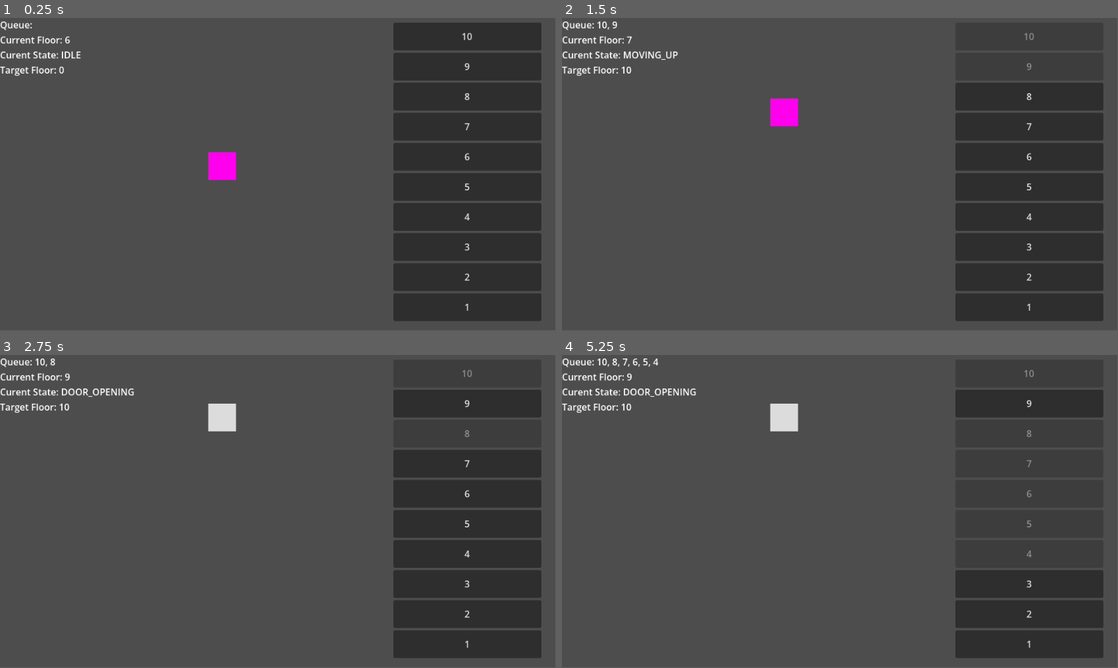
Above: before the commit, frames 1-4 (two rows, left to right).
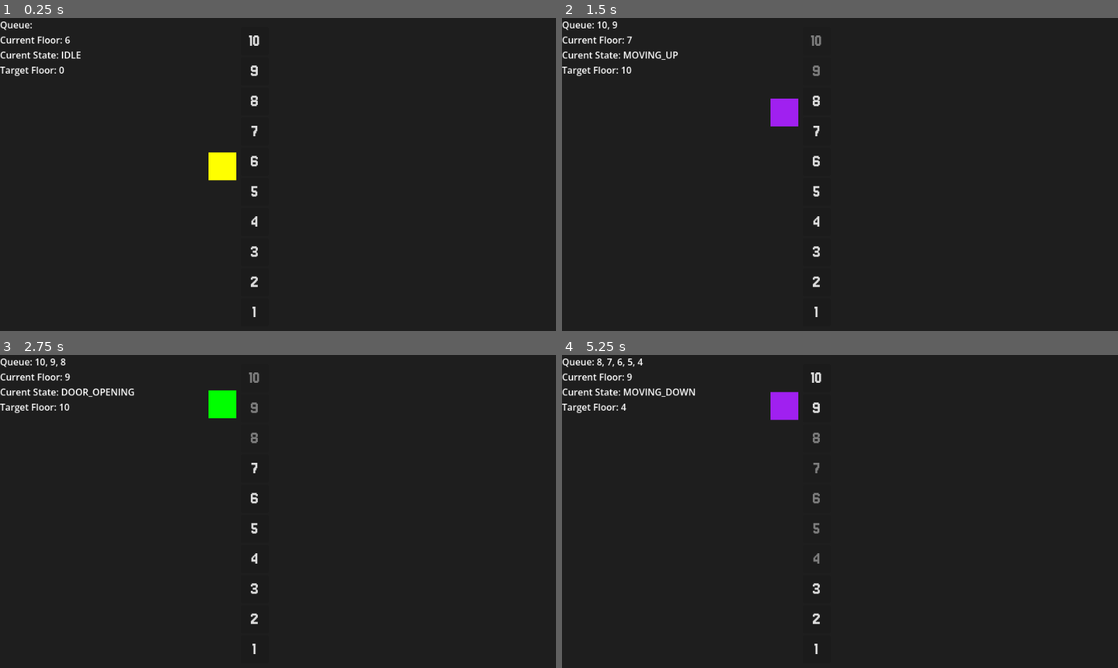
Above: after the commit, the same moments.

Repository: Victor-Wybenga/Elevator-Simulator
Game: Godot game, scene res://Scenes/main.tscn
Two runs of this game, one before a commit and one after it. Both use one fixed random seed, a clock stepped at 60 frames per second and the inputs below.
Inputs:
- Up to frame 1 (0.25 s): no input
- Up to frame 2 (1.5 s): click "10" at 0.5 s; click "9" at 1.25 s
- Up to frame 3 (2.75 s): click "8" at 2 s
- Up to frame 4 (5.25 s): click "7" at 2.75 s; click "6" at 3.5 s; click "5" at 4.25 s; click "4" at 5 s
In our replay, the window is 799x449 before the commit and 800x450 after it. These sizes can differ from the game's own. Grey fills any space a smaller window leaves; there, only what the larger window draws over its background counts as a difference.

The runs differ from the first frame. In frame 1, 76% of the frame differs, in the area x 0-100%, y 0-100%; in frame 2, 81%; in frame 3, 81%; in frame 4, 90%.

Commit message:
open clos door

Diff:
--- a/Scenes/elevator.tscn
+++ b/Scenes/elevator.tscn
@@ -27,6 +27,5 @@
 
 [node name="Timer" type="Timer" parent="." unique_id=987239804]
 process_callback = 0
-wait_time = 3.0
 
 [connection signal="timeout" from="Timer" to="." method="_on_timer_timeout"]
--- a/Scenes/main.tscn
+++ b/Scenes/main.tscn
@@ -1,7 +1,6 @@
 [gd_scene format=3 uid="uid://elfqesmrvy21"]
 
 [ext_resource type="PackedScene" uid="uid://u0iv0nayhn73" path="res://Scenes/elevator.tscn" id="1_bo1nx"]
-[ext_resource type="Script" uid="uid://d6lq7box3ji7" path="res://Scripts/elevator.gd" id="2_8gbba"]
 [ext_resource type="Script" uid="uid://b08fsc1haa647" path="res://Scripts/make_ui.gd" id="3_8gbba"]
 [ext_resource type="Script" uid="uid://114m67871xl1" path="res://Scripts/queue_display.gd" id="4_jjvhh"]
 
@@ -9,13 +8,13 @@
 
 [node name="Elevator" parent="." unique_id=670379961 instance=ExtResource("1_bo1nx")]
 position = Vector2(384, 256)
-script = ExtResource("2_8gbba")
 
 [node name="ElevatorButtons" type="VBoxContainer" parent="." unique_id=1475753334]
-offset_left = 680.0
-offset_top = 8.0
-offset_right = 936.0
-offset_bottom = 524.0
+texture_filter = 1
+offset_left = 416.0
+offset_top = 16.0
+offset_right = 464.0
+offset_bottom = 532.0
 alignment = 1
 script = ExtResource("3_8gbba")
 
--- a/Scripts/elevator.gd
+++ b/Scripts/elevator.gd
@@ -10,8 +10,8 @@
 const SPEED: float = 100.0
 const FLOORS: int = 10
 
+var called_floors: Array[int]
 var current_floor: int
-var called_floors: Array[int]
 var target_floor: int
 var state: ElevatorState = ElevatorState.IDLE
 
@@ -29,32 +29,33 @@
 	var usable_height: float = height - bound_height
 	return (usable_height / FLOORS) * (FLOORS - floor) + (3 * bound_height / 4)
 
-func move_to_floor(delta: float):
-	if state in [ElevatorState.IDLE, ElevatorState.DOOR_OPENING, ElevatorState.DOOR_CLOSING]:
-		return
+func _process(delta: float) -> void:
+	match state:
+		ElevatorState.DOOR_OPENING: $ColorRect.color = Color.GREEN
+		ElevatorState.IDLE: $ColorRect.color = Color.YELLOW
+		_: $ColorRect.color = Color.PURPLE
 
-	move_and_collide(
-		Vector2(0, SPEED * delta * state)
-	)
-	#position = target
-	if current_floor in called_floors:
-		called_floors.erase(current_floor)
-		reached_floor.emit(current_floor)
+func move(delta: float):
+	move_and_collide(Vector2(0, SPEED * delta * state))
+
+	var on_floor: bool = abs(
+		self.position.y - get_floor_position(current_floor)
+		) <= SPEED * delta
+
+	if on_floor and current_floor in called_floors:
+		self.position.y = get_floor_position(current_floor)
+		$Timer.start()
 		state = ElevatorState.DOOR_OPENING
-		$Timer.start()
-		$ColorRect.color = Color.GAINSBORO
-
-
 
 func _physics_process(delta: float) -> void:
 	current_floor = get_floor(self.position.y)
 	match state:
 		ElevatorState.MOVING_DOWN:
 			target_floor = called_floors.min()
+			move(delta)
 		ElevatorState.MOVING_UP:
 			target_floor = called_floors.max()
-	move_to_floor(delta)
-
+			move(delta)
 
 func _on_elevator_buttons_call_elevator(floor: int) -> void:
 	called_floors.push_back(floor)
@@ -63,11 +64,19 @@
 			state = ElevatorState.MOVING_UP
 		elif floor < current_floor:
 			state = ElevatorState.MOVING_DOWN
-
+		else:
+			state = ElevatorState.DOOR_OPENING
+			$Timer.start()
 
 func _on_timer_timeout() -> void:
-	if current_floor == target_floor:
-		if called_floors.is_empty():
-			state = ElevatorState.IDLE
+	called_floors.erase(current_floor)
+	reached_floor.emit(current_floor)
+	if target_floor == current_floor:
+		if   called_floors.is_empty(): state = ElevatorState.IDLE
+		elif current_floor > called_floors.min(): state = ElevatorState.MOVING_DOWN
+		elif current_floor < called_floors.min(): state = ElevatorState.MOVING_UP
 		else:
-			state *= -1
+			state = ElevatorState.DOOR_OPENING
+			$Timer.start()
+	elif target_floor > current_floor: state = ElevatorState.MOVING_UP
+	elif target_floor < current_floor: state = ElevatorState.MOVING_DOWN
--- a/Scripts/make_ui.gd
+++ b/Scripts/make_ui.gd
@@ -1,20 +1,24 @@
 @tool
 extends VBoxContainer
+
+@onready var font = load("res://Assets/font.ttf")
 
 signal call_elevator(floor: int)
 
 # Called when the node enters the scene tree for the first time.
 func _ready() -> void:
-	for i in range(10):
+	for floor in range(10):
 		var button: Button = Button.new()
-		button.custom_minimum_size = Vector2(256, 48)
-		button.text = str(10 - i)
-		button.pressed.connect(_on_button_pressed.bind(button, 10 - i))
+		button.custom_minimum_size = Vector2(48, 48)
+		button.text = str(10 - floor)
+		button.add_theme_font_override("font", font)
+		button.add_theme_font_size_override("font_size", 32)
+		button.pressed.connect(_on_button_pressed.bind(10 - floor))
 		add_child(button)
 
-func _on_button_pressed(button: Button, id: int) -> void:
-	button.disabled = true
-	call_elevator.emit(id)
+func _on_button_pressed(floor: int) -> void:
+	get_child(10 - floor).disabled = true
+	call_elevator.emit(floor)
 
 func _on_elevator_reached_floor(floor: int) -> void:
 	get_child(10 - floor).disabled = false
--- a/project.godot
+++ b/project.godot
@@ -19,7 +19,7 @@
 
 window/size/viewport_width=960
 window/size/viewport_height=540
-window/stretch/scale_mode="integer"
+window/stretch/mode="viewport"
 
 [physics]
 
@@ -28,3 +28,4 @@
 [rendering]
 
 rendering_device/driver.windows="d3d12"
+environment/defaults/default_clear_color=Color(0.11674089, 0.116740905, 0.11674089, 1)
Binary file added: Assets/font.ttf
Not shown, added: Assets/font.ttf.import
